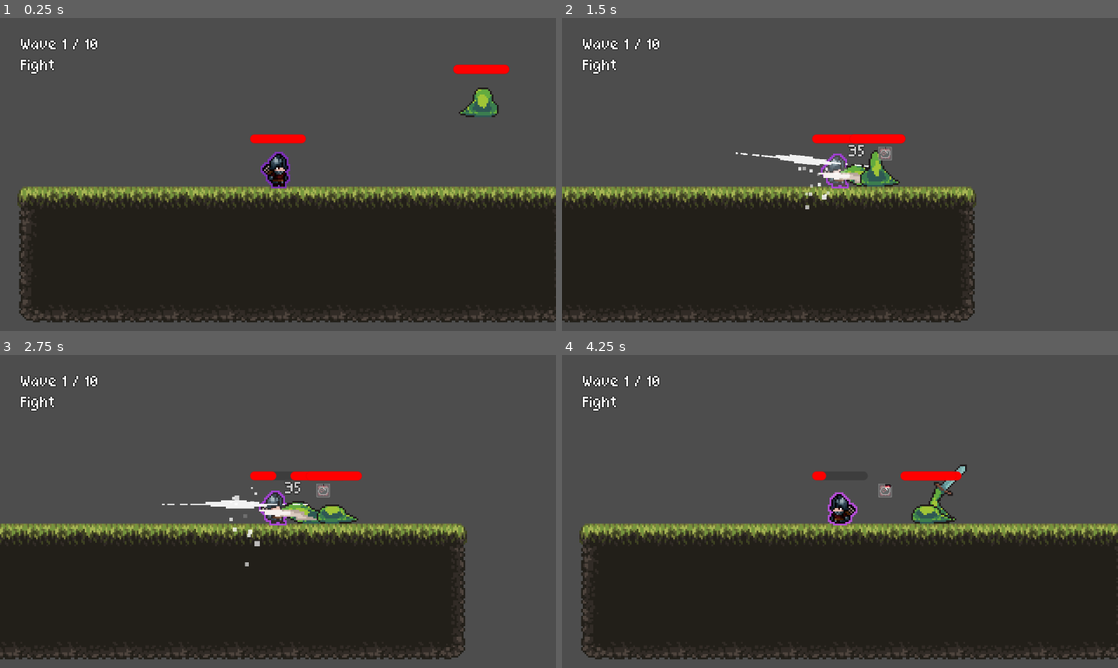
Above: before the commit, frames 1-4 (two rows, left to right).
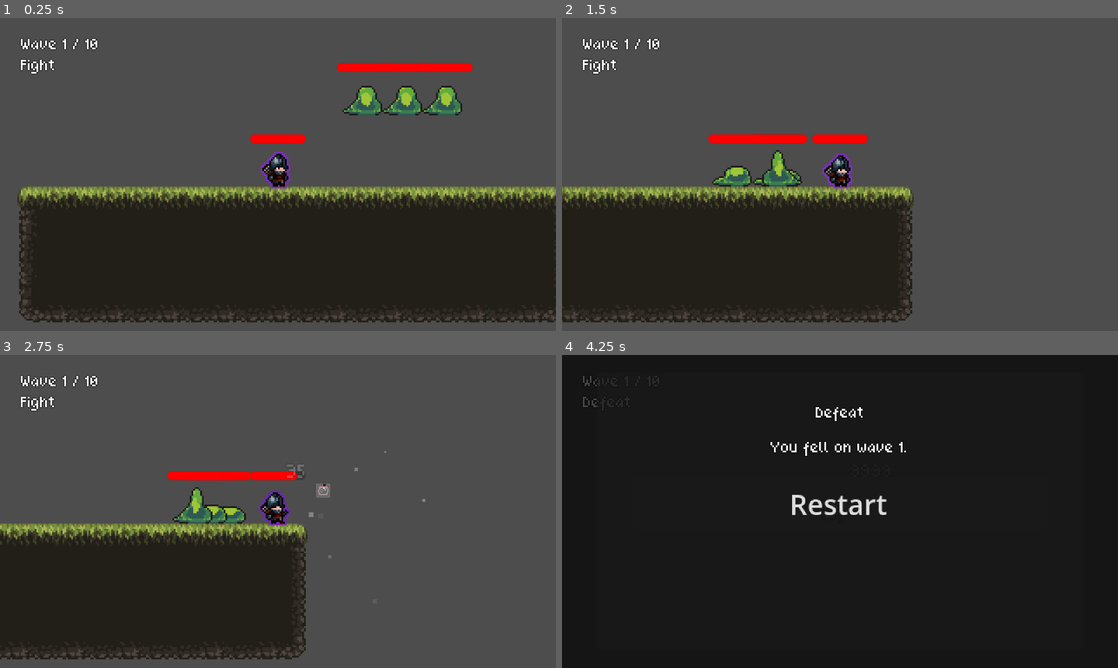
Above: after the commit, the same moments.

Repository: chenyuhang8563/Soul-Hunter
Game: Godot game, scene res://Scenes/arena.tscn
The game is run twice, just before and just after one commit, with the same random seed, the same clock (stepped at 60 frames per second) and the same inputs. This scene is started directly instead of the project's main scene.
Inputs (mouse positions are in pixels of both pictures, inside the frame that each line leads up to):
- Up to frame 1 (0.25 s): no input
- Up to frame 2 (1.5 s): tap Enter (ui_accept) at 0.5, 0.77 s; move the mouse to (962, 158) at 0.52 s; hold Right (ui_right) 0.53-1.28 s; tap R (detach) at 0.6 s; click (962, 158) at 0.67 s; tap E (interact) at 0.8, 1.35 s; move the mouse to (728, 190) at 1.27 s; hold Down (ui_down) from 1.28 s (still down)
- Up to frame 3 (2.75 s): tap Enter (ui_accept) at 1.52 s; tap C (ultimate_attack) at 1.55, 2.1 s; move the mouse to (333, 442) at 2.02 s; release Down (ui_down) at 2.03 s; hold Right (ui_right) from 2.03 s (still down); tap R (detach) at 2.3 s
- Up to frame 4 (4.25 s): move the mouse to (812, 574) at 2.77 s; release Right (ui_right) at 2.78 s; hold Up (ui_up) 2.78-3.53 s; tap Shift (dash) at 2.85 s; click (812, 574) at 2.92 s; tap Enter (ui_accept) at 3.02, 3.77 s; tap E (interact) at 3.05 s; move the mouse to (1006, 558) at 3.52 s; hold Left (ui_left) from 3.53 s (still down); tap R (detach) at 3.6 s; tap C (ultimate_attack) at 3.8 s

The runs differ from the first frame. In frame 1, 2.7% of the frame differs, in the area x 60-92%, y 14-32%; in frame 2, 10%; in frame 3, 17%; in frame 4, 66%, in the area x 0-100%, y 0-100%.

Commit message:
改数值修bug

Diff:
--- a/Character/Common/character_template.tscn
+++ b/Character/Common/character_template.tscn
@@ -194,6 +194,8 @@
 [node name="CharacterTemplate" type="CharacterBody2D" unique_id=240269984]
 collision_layer = 2
 collision_mask = 1
+platform_floor_layers = 1
+platform_wall_layers = 1
 script = ExtResource("1_char")
 
 [node name="Sprite2D" type="Sprite2D" parent="." unique_id=1966064385]
--- a/Character/Orc/orc.tscn
+++ b/Character/Orc/orc.tscn
@@ -4,6 +4,12 @@
 [ext_resource type="Texture2D" uid="uid://07vp5sul5qqn" path="res://Assets/Sprites/Orc/Orc.png" id="2_tex"]
 [ext_resource type="Script" uid="uid://cm2nsmitdd4ph" path="res://Character/Orc/orc.gd" id="3_script"]
 [ext_resource type="Resource" path="res://Data/CharacterStats/orc_stats.tres" id="4_stats"]
+
+[sub_resource type="RectangleShape2D" id="RectangleShape2D_body"]
+size = Vector2(13, 17)
+
+[sub_resource type="CircleShape2D" id="CircleShape2D_visual_scope"]
+radius = 9.873196
 
 [sub_resource type="AnimationNodeAnimation" id="AnimationNodeAnimation_poi7t"]
 animation = &"hard_attack"
@@ -198,20 +204,22 @@
 &"walk": SubResource("Animation_l33nf")
 }
 
-[sub_resource type="RectangleShape2D" id="RectangleShape2D_body"]
-size = Vector2(13, 17)
-
-[sub_resource type="CircleShape2D" id="CircleShape2D_visual_scope"]
-radius = 9.873196
-
 [node name="Orc" unique_id=1350751769 instance=ExtResource("1_tpl")]
 script = ExtResource("3_script")
+attack_cooldown = 0.48
 stats = ExtResource("4_stats")
 
 [node name="Sprite2D" parent="." index="0" unique_id=1966064385]
 texture = ExtResource("2_tex")
 hframes = 8
 vframes = 6
+
+[node name="CollisionShape2D" parent="." index="3" unique_id=749656219]
+position = Vector2(-0.5, -1.5)
+shape = SubResource("RectangleShape2D_body")
+
+[node name="CollisionShape2D" parent="VisualScope" parent_id_path=PackedInt32Array(1332281990) index="0" unique_id=1879561438]
+shape = SubResource("CircleShape2D_visual_scope")
 
 [node name="AnimationTree" parent="." index="9" unique_id=306858432]
 tree_root = SubResource("AnimationNodeStateMachine_t6s8c")
@@ -224,10 +232,3 @@
 
 [node name="AnimationPlayer" parent="." index="10" unique_id=280822122]
 libraries/ = SubResource("AnimationLibrary_wqyu1")
-
-[node name="CollisionShape2D" parent="." index="3" unique_id=749656219]
-position = Vector2(-0.5, -1.5)
-shape = SubResource("RectangleShape2D_body")
-
-[node name="CollisionShape2D" parent="VisualScope" parent_id_path=PackedInt32Array(1332281990) index="0" unique_id=1879561438]
-shape = SubResource("CircleShape2D_visual_scope")
--- a/Data/CharacterStats/archer_stats.tres
+++ b/Data/CharacterStats/archer_stats.tres
@@ -1,10 +1,10 @@
-[gd_resource type="Resource" script_class="CharacterStats" load_steps=2 format=3]
+[gd_resource type="Resource" script_class="CharacterStats" format=3 uid="uid://df2tmngoqkgw5"]
 
-[ext_resource type="Script" path="res://Character/Common/character_stats.gd" id="1_stats"]
+[ext_resource type="Script" uid="uid://vghfk6t4jw8m" path="res://Character/Common/character_stats.gd" id="1_stats"]
 
 [resource]
 script = ExtResource("1_stats")
-max_health = 300.0
+max_health = 180.0
 move_speed = 125.0
 attack_cooldown = 0.36
 light_attack_damage = 36.0
--- a/Data/CharacterStats/orc_stats.tres
+++ b/Data/CharacterStats/orc_stats.tres
@@ -1,11 +1,10 @@
-[gd_resource type="Resource" script_class="CharacterStats" load_steps=2 format=3]
+[gd_resource type="Resource" script_class="CharacterStats" format=3 uid="uid://bq2ty28pggwdm"]
 
-[ext_resource type="Script" path="res://Character/Common/character_stats.gd" id="1_stats"]
+[ext_resource type="Script" uid="uid://vghfk6t4jw8m" path="res://Character/Common/character_stats.gd" id="1_stats"]
 
 [resource]
 script = ExtResource("1_stats")
-max_health = 480.0
-move_speed = 100.0
+max_health = 200.0
 attack_cooldown = 0.48
 light_attack_damage = 28.0
 hard_attack_damage = 46.0
--- a/Data/CharacterStats/slime_stats.tres
+++ b/Data/CharacterStats/slime_stats.tres
@@ -4,7 +4,7 @@
 
 [resource]
 script = ExtResource("1_stats")
-max_health = 260.0
+max_health = 180.0
 move_speed = 90.0
 attack_cooldown = 0.62
 light_attack_damage = 35.0
--- a/Data/CharacterStats/soldier_stats.tres
+++ b/Data/CharacterStats/soldier_stats.tres
@@ -4,7 +4,7 @@
 
 [resource]
 script = ExtResource("1_stats")
-max_health = 320.0
+max_health = 240.0
 move_speed = 130.0
 attack_cooldown = 0.22
 light_attack_damage = 20.0
--- a/Data/CharacterStats/swordsman_stats.tres
+++ b/Data/CharacterStats/swordsman_stats.tres
@@ -4,7 +4,7 @@
 
 [resource]
 script = ExtResource("1_stats")
-max_health = 500.0
+max_health = 250.0
 move_speed = 105.0
 light_attack_damage = 34.0
 hard_attack_damage = 30.0
--- a/Scenes/Arena/arena_run_controller.gd
+++ b/Scenes/Arena/arena_run_controller.gd
@@ -36,6 +36,7 @@
 var _enemy_container: Node = null
 var _spawn_points: Array = []
 var _active_enemies: Array = []
+var _reserved_spawn_positions: Array = []
 
 func _ready() -> void:
 	process_mode = Node.PROCESS_MODE_ALWAYS
@@ -63,6 +64,7 @@
 	_reward_options.clear()
 	_rest_time_left = 0.0
 	_active_enemies.clear()
+	_reserved_spawn_positions.clear()
 	_set_tree_paused(false)
 	_connect_player_health()
 
@@ -163,6 +165,7 @@
 
 func _spawn_current_wave() -> void:
 	_active_enemies.clear()
+	_reserved_spawn_positions.clear()
 	if _enemy_container == null or _spawn_points.is_empty():
 		return
 
@@ -181,13 +184,64 @@
 			if not (enemy is Node2D):
 				continue
 			var spawn_point: Node2D = _spawn_points[_rng.randi_range(0, _spawn_points.size() - 1)]
-			var local_spawn_position: Vector2 = _enemy_container.to_local(spawn_point.global_position)
+			var spawn_position := _resolve_spawn_position(spawn_point.global_position, enemy)
+			var local_spawn_position: Vector2 = _enemy_container.to_local(spawn_position)
 			(enemy as Node2D).position = local_spawn_position
 			_prepare_enemy_instance(enemy, health_multiplier, attack_multiplier, move_speed_multiplier)
 			_enemy_container.add_child(enemy)
-			(enemy as Node2D).global_position = spawn_point.global_position
-			_sync_spawn_metadata(enemy, spawn_point.global_position)
+			(enemy as Node2D).global_position = spawn_position
+			_reserved_spawn_positions.append(spawn_position)
+			_sync_spawn_metadata(enemy, spawn_position)
 			_track_enemy(enemy)
+
+func _resolve_spawn_position(spawn_origin: Vector2, enemy: Node2D) -> Vector2:
+	var spacing := _estimate_spawn_spacing(enemy)
+	if _is_spawn_position_clear(spawn_origin, spacing):
+		return spawn_origin
+
+	var directions := [
+		Vector2.RIGHT,
+		Vector2.LEFT,
+		Vector2.UP,
+		Vector2.DOWN,
+		Vector2(1.0, 1.0).normalized(),
+		Vector2(-1.0, 1.0).normalized(),
+		Vector2(1.0, -1.0).normalized(),
+		Vector2(-1.0, -1.0).normalized(),
+	]
+	for ring in range(1, 5):
+		var radius := spacing * float(ring)
+		for direction in directions:
+			var candidate: Vector2 = spawn_origin + direction * radius
+			if _is_spawn_position_clear(candidate, spacing):
+				return candidate
+	return spawn_origin
+
+func _estimate_spawn_spacing(enemy: Node2D) -> float:
+	var collision_shape := enemy.find_child("CollisionShape2D", true, false) as CollisionShape2D
+	if collision_shape == null or collision_shape.shape == null:
+		return 24.0
+	var shape := collision_shape.shape
+	if shape is RectangleShape2D:
+		var size := (shape as RectangleShape2D).size
+		return maxf(size.x, size.y) + 6.0
+	if shape is CircleShape2D:
+		return (shape as CircleShape2D).radius * 2.0 + 6.0
+	if shape is CapsuleShape2D:
+		var capsule := shape as CapsuleShape2D
+		return maxf(capsule.radius * 2.0, capsule.height) + 6.0
+	return 24.0
+
+func _is_spawn_position_clear(candidate: Vector2, spacing: float) -> bool:
+	for reserved_position in _reserved_spawn_positions:
+		var reserved_position_vector: Vector2 = reserved_position
+		if reserved_position_vector.distance_to(candidate) < spacing:
+			return false
+	if _player != null and _player is Node2D:
+		var player_node := _player as Node2D
+		if player_node.global_position.distance_to(candidate) < spacing:
+			return false
+	return true
 
 func _prepare_enemy_instance(enemy: Node, health_multiplier: float, attack_multiplier: float, move_speed_multiplier: float) -> void:
 	if enemy.has_method("set"):
--- a/Scenes/arena.tscn
+++ b/Scenes/arena.tscn
@@ -1149,16 +1149,17 @@
 
 [node name="Soldier" parent="." unique_id=812296209 instance=ExtResource("2_ra5jo")]
 position = Vector2(151, 88)
-collision_mask = 3
+platform_floor_layers = 4294967295
+platform_wall_layers = 0
 
 [node name="SpawnPointTop" type="Marker2D" parent="." unique_id=825815503]
-position = Vector2(66, 17)
+position = Vector2(94, 17)
 
 [node name="SpawnPointBottom" type="Marker2D" parent="." unique_id=1067926178]
-position = Vector2(218, 19)
+position = Vector2(201, 18)
 
 [node name="SpawnPointLeft" type="Marker2D" parent="." unique_id=653689501]
-position = Vector2(22, 16)
+position = Vector2(70, 17)
 
 [node name="SpawnPointRight" type="Marker2D" parent="." unique_id=36842112]
-position = Vector2(268, 19)
+position = Vector2(224, 18)
